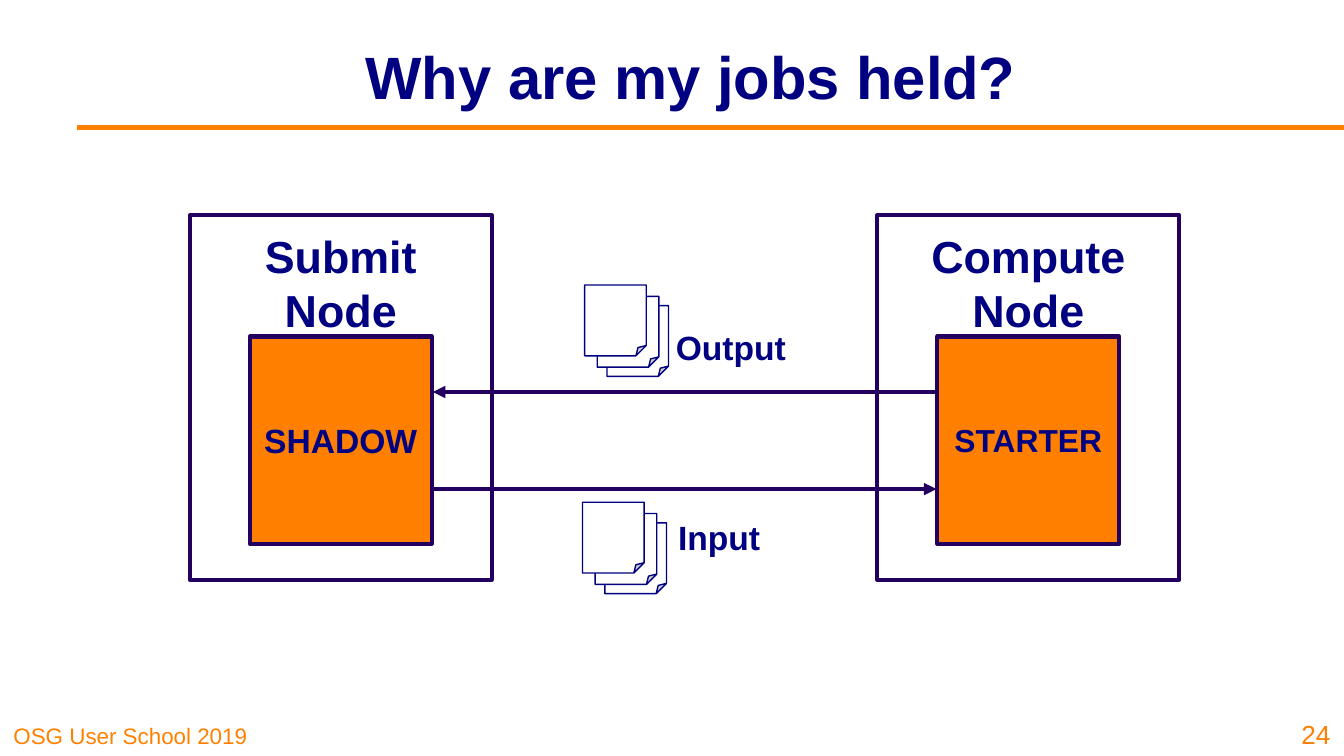
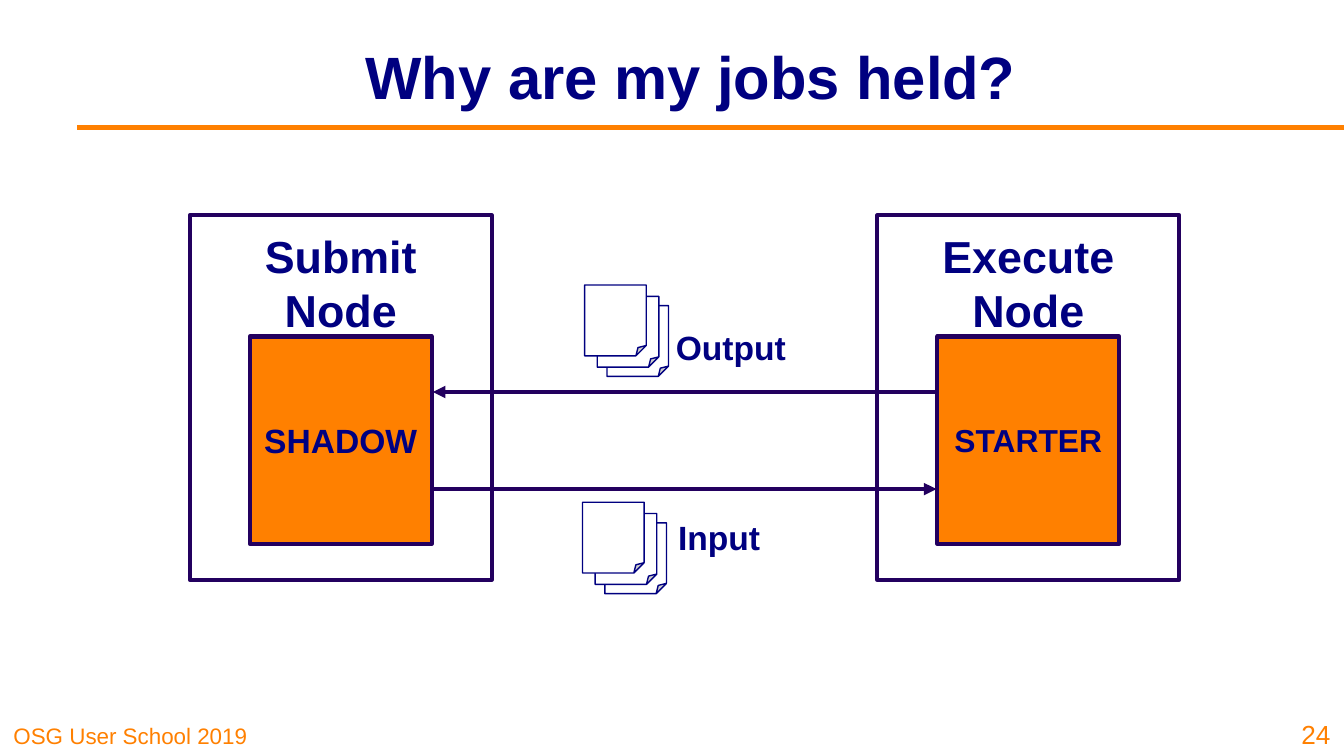
Before and after one commit to opensciencegrid/user-school-2019, a slide deck: slide 24 of docs/materials/day2/files/osgus19-day2-part1-troubleshooting.pptx. Drawn at 1344x756 pixels with LibreOffice and Linux fonts; fonts in the diff are those of the drawing; background and template pictures are left out. Boxes give left, top, right and bottom in pixels: in the first picture for what was removed or moved away, otherwise in the second. Text is boxed around its words. In the diff, an @@ line names an element or a change of style, - is before the commit and + after.

```diff
--- a/docs/materials/day2/files/osgus19-day2-part1-troubleshooting.pptx
+++ b/docs/materials/day2/files/osgus19-day2-part1-troubleshooting.pptx
@@ text in rectangle at (942,242,1114,336): text changed @@
-Compute Node
+Execute Node
```
Also in this commit, not shown: 3 other slides changed, 1 slide added, 1 slide removed, 1 other file.
